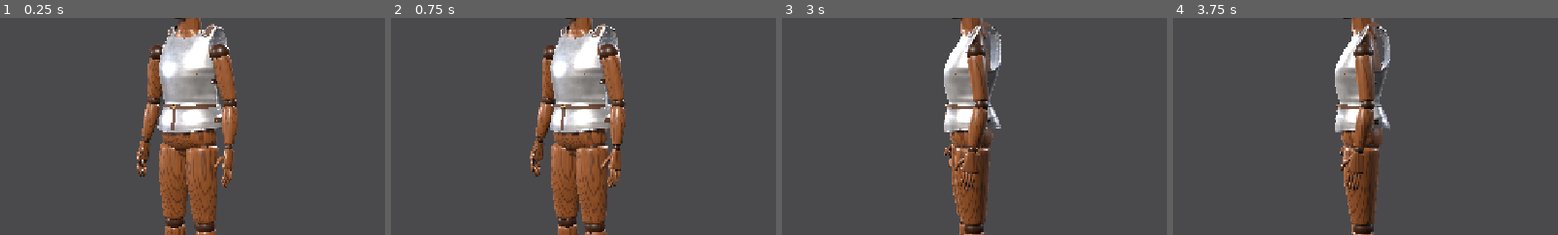
Above: before the commit, frames 1-4 (left to right).
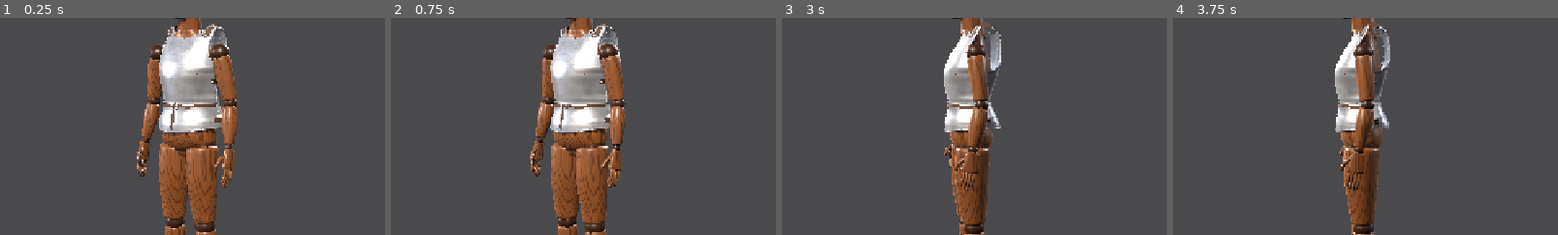
Above: after the commit, the same moments.

Repository: Kmad666/Armor-Craft
Game: Godot game, scene res://scenes/main.tscn
The game is run twice, just before and just after one commit, with the same random seed, the same clock (stepped at 60 frames per second) and the same inputs.
Inputs:
- Up to frame 1 (0.25 s): no input
- Up to frame 2 (0.75 s): click "Turntable" at 0.5 s
- Up to frame 3 (3 s): click "Legacy procedural suit" at 1.25 s; click "Turntable" at 2 s; click "Legacy procedural suit" at 2.75 s
- Up to frame 4 (3.75 s): click "Turntable" at 3.5 s
The pictures show only the part of the screen within x 14-64%, y 24-74%; the shares and areas given below are measured in that part.

The runs differ from the first frame. In frame 1, 0.4% of the frame differs, in the area x 40-58%, y 5-55%; in frame 2, 0.3%; in frame 3, 0.2%; in frame 4, 0.2%.

Commit message:
Cuirass pass 6: front belt
Belt narrowed to 14 mm and laid on the fauld directly under the breastplate's
rolled lower edge, which now shows above it as on the sheet. Square iron
buckle with prong, free end with keeper and pointed tip, hanging strap with
pointed end and big domed rivet, punched holes. The plates now lap over the
fauld instead of under it.

Co-Authored-By: Claude Opus 5.5 <noreply@anthropic.com>
Claude-Session: https://claude.ai/code/session_01WeZQLGxhK27PqRdm928ucn

Diff:
--- a/scripts/pieces/cuirass.gd
+++ b/scripts/pieces/cuirass.gd
@@ -46,7 +46,9 @@
 
 const TOP := 1.5073
 const ARM_BOTTOM := 1.2995   # armholes close below this
-const SEAM_Y := 1.1351       # division between the mid and bottom sections
+const PLATE_BOTTOM := 1.150  # lower edge of the breast and back plates (rolled, above the belt)
+const FAULD_TOP := 1.152     # the fauld's top edge, tucked just under that roll
+const BELT_Y := 1.138        # belt centre line, on the fauld just below the plates
 const SEAM_Z := -0.0454       # side seam where breast and back plates meet
 const STRAP_Y := [1.2512, 1.0713]  # buckled side straps (plates, fauld)
 const N_FRONT := 2.0       # breastplate cross-section: round
@@ -499,30 +501,28 @@
 	# the seam sits at the widest point of every cross-section (a = +-90 deg)
 	var lo := -PI * 0.5 if side > 0 else PI * 0.5 - BACK_TUCK
 	var hi := PI * 0.5 if side > 0 else PI * 1.5 + BACK_TUCK
-	var res: Array = _shell(SEAM_Y - 0.016, TOP, push, Callable(self, "_cut_mid"), side, lo, hi)
+	var res: Array = _shell(PLATE_BOTTOM, TOP, push, Callable(self, "_cut_mid"), side, lo, hi)
 	_add_mesh(root, res[0], metal)
 	edge_loops[piece_name] = [res[1], push]
-	# rolled edges everywhere except the hidden bottom row
-	var skip := func(_a: float, y: float) -> bool: return y < SEAM_Y - 0.01
+	# rolled edges all round, the bottom one showing above the belt
+	var skip := func(_a: float, _y: float) -> bool: return false
 	_rolled_edges(root, res[1], push, EDGE_R, skip)
 
 
 func _build_fauld() -> void:
 	var root: Node3D = pieces["Fauld"]
 	_clear(root)
-	var push := 0.002
-	var res: Array = _shell(1.012, SEAM_Y + 0.004, push, Callable(self, "_cut_fauld"), 0)
+	var push := 0.0
+	var res: Array = _shell(1.012, FAULD_TOP, push, Callable(self, "_cut_fauld"), 0)
 	_add_mesh(root, res[0], metal)
 	edge_loops["Fauld"] = [res[1], push]
-	var hem := func(_a: float, y: float) -> bool: return y > SEAM_Y
-	var top := func(_a: float, y: float) -> bool: return y < SEAM_Y
-	_rolled_edges(root, res[1], push, EDGE_R, hem)   # hem
-	_rolled_edges(root, res[1], push, 0.0022, top)   # top edge, under the belt
+	var hem := func(_a: float, y: float) -> bool: return y > FAULD_TOP - 0.01
+	_rolled_edges(root, res[1], push, EDGE_R, hem)   # hem; the top edge hides under the plates
 	# side seam lines on the flared band
 	for sx in [-1.0, 1.0]:
 		var pts := PackedVector3Array()
 		for i in 13:
-			var y := lerpf(bottom(PI * 0.5) + 0.008, SEAM_Y, i / 12.0)
+			var y := lerpf(bottom(PI * 0.5) + 0.008, PLATE_BOTTOM - 0.003, i / 12.0)
 			var a := seam_angle(sx, y)
 			pts.append(surface(a, y, push) + normal_at(a, y, push) * 0.0012)
 		_add_mesh(root, K.tube(pts, 0.0016, 5), metal)
@@ -607,27 +607,34 @@
 	var root: Node3D = pieces["Belt"]
 	_clear(root)
 	_rivets = []
-	var by := SEAM_Y + 0.002
-	var push := 0.006
-	# belt across the front, from seam to seam
+	var by := BELT_Y
+	var push := 0.0026
+	# belt across the front, from seam to seam (14 mm wide, as on the sheet)
 	var a_end := absf(seam_angle(1.0, by)) - 0.08
 	var band := func(a: float, t: float) -> Vector3:
-		return surface(a, by + lerpf(-0.008, 0.008, t), push)
+		return surface(a, by + lerpf(-0.007, 0.007, t), push)
 	_add_mesh(root, K.surface(band, -a_end, a_end, 80, 0.0, 1.0, 2, Vector3(0, by, 0)), leather)
 	for sx in [-1.0, 1.0]:
 		_rivet_at(sx * a_end * 0.97, by, push + 0.001, 0.0065)
 		_rivet_at(sx * (a_end - 0.06), by + 0.034, 0.0, 0.006)  # belt anchor on the plate
-	# buckle and hanging tail
-	var ab := 0.06
-	_buckle(root, ab, by, push + 0.002, 0.024, 0.02)
-	var tail := func(a: float, t: float) -> Vector3:
-		var y := lerpf(by - 0.006, bottom(0.0) + 0.012, t)
-		return surface(a, y, 0.002 + 0.0045)
-	_add_mesh(root, K.surface(tail, ab - 0.05, ab + 0.05, 4, 0.0, 1.0, 16, Vector3(0, 1.08, 0)), leather)
-	_rivet_at(ab, by - 0.016, 0.002 + 0.0055, 0.0055)
+	# square iron buckle just right of centre, the free end through it with a
+	# keeper and a pointed tip, and the strap hanging from it down the fauld
+	var bx := 0.005
+	_rect_buckle(root, bx, by, push + 0.0012, 0.026, 0.030)
+	var tongue_tip := 0.064
+	_add_mesh(root, _pointed_strip(Vector2(bx + 0.006, by), Vector2(tongue_tip, by), 0.013, 0.010, push + 0.0012), leather)
+	_add_mesh(root, _pointed_strip(Vector2(bx + 0.021, by), Vector2(bx + 0.028, by), 0.018, 0.0, push + 0.0024), leather)
+	var tail_top := by - 0.004
+	var tail_tip := 1.022
+	_add_mesh(root, _pointed_strip(Vector2(0.0, tail_top), Vector2(0.0, tail_tip), 0.016, 0.012, 0.0035), leather)
+	_rivets.append(_front_rivet(0.0, 1.039, 0.0042, 0.011))
+	# punched holes: one in the free end, one in the belt, two in the tail
+	var holes := [_front_rivet(0.043, by, push + 0.0021, 0.0032), _front_rivet(-0.092, by, push + 0.0009, 0.0032),
+		_front_rivet(0.0, 1.079, 0.0043, 0.0032), _front_rivet(0.0, 1.071, 0.0043, 0.0032)]
+	root.add_child(K.multimesh(holes, K.rivet_mesh(), _hole_mat()))
 	# buckled straps across each side seam: one on the plates, one on the fauld
 	for sx in [-1.0, 1.0]:
-		for spec in [[STRAP_Y[0], 0.0035], [STRAP_Y[1], 0.002 + 0.0035]]:
+		for spec in [[STRAP_Y[0], 0.0035], [STRAP_Y[1], 0.0035]]:
 			var y: float = spec[0]
 			var pp: float = spec[1]
 			var a0 := seam_angle(sx, y)
@@ -638,6 +645,68 @@
 			_rivet_at(a0 - 0.28, y, pp + 0.001, 0.006)
 			_rivet_at(a0 + 0.28, y, pp + 0.001, 0.006)
 	_flush_rivets(root, metal)
+
+
+## Point on the front half at lateral x and height y, lifted by push.
+func _front_at(x: float, y: float, push: float) -> Vector3:
+	return surface(angle_for_x(x, y, true), y, push)
+
+
+func _front_rivet(x: float, y: float, push: float, d: float) -> Transform3D:
+	var a := angle_for_x(x, y, true)
+	return K.rivet_xform(surface(a, y, push), normal_at(a, y, push), d)
+
+
+## Leather strip on the front from p0 to p1 ((x, y) pairs), width w, ending
+## at p1 in a point tip long.
+func _pointed_strip(p0: Vector2, p1: Vector2, w: float, tip: float, push: float) -> ArrayMesh:
+	var d := p1 - p0
+	var length := d.length()
+	var dir := d / length
+	var side := Vector2(-dir.y, dir.x)
+	var shape := func(u: float, t: float) -> Vector3:
+		var along := t * length
+		var half := w * 0.5
+		if tip > 0.0 and along > length - tip:
+			half *= maxf((length - along) / tip, 0.08)
+		var q := p0 + dir * along + side * (u - 0.5) * 2.0 * half
+		return _front_at(q.x, q.y, push)
+	var c := _front_at(p0.x, p0.y, push - 0.05)
+	return K.surface(shape, 0.0, 1.0, 3, 0.0, 1.0, maxi(4, int(length / 0.004)), c)
+
+
+## Square buckle frame (iron wire) with its prong, w x h, centred on (x, y).
+func _rect_buckle(root: Node3D, x: float, y: float, push: float, w: float, h: float) -> void:
+	var r := 0.0021
+	var cr := 0.005  # corner radius
+	var pts := PackedVector3Array()
+	var hw := w * 0.5 - cr
+	var hh := h * 0.5 - cr
+	var corners := [Vector2(hw, hh), Vector2(-hw, hh), Vector2(-hw, -hh), Vector2(hw, -hh)]
+	for k in 4:
+		var c: Vector2 = corners[k]
+		for i in 5:
+			var ang := PI * 0.5 * (k + i / 4.0)
+			var q := c + Vector2(cos(ang), sin(ang)) * cr
+			pts.append(_front_at(x + q.x, y + q.y, push))
+	pts.append(pts[0])
+	_add_mesh(root, K.tube(pts, r, 6), metal)
+	# prong across from the left bar, resting on the strap
+	var prong := PackedVector3Array()
+	for i in 6:
+		var px := lerpf(-w * 0.5, w * 0.5 + 0.002, i / 5.0)
+		prong.append(_front_at(x + px, y, push + 0.0012))
+	_add_mesh(root, K.tube(prong, 0.0013, 5), metal)
+
+
+var _holes: StandardMaterial3D
+
+func _hole_mat() -> StandardMaterial3D:
+	if _holes == null:
+		_holes = StandardMaterial3D.new()
+		_holes.albedo_color = Color(0.04, 0.03, 0.022)
+		_holes.roughness = 1.0
+	return _holes
 
 
 func _buckle(root: Node3D, a: float, y: float, push: float, w: float, h: float) -> void:
